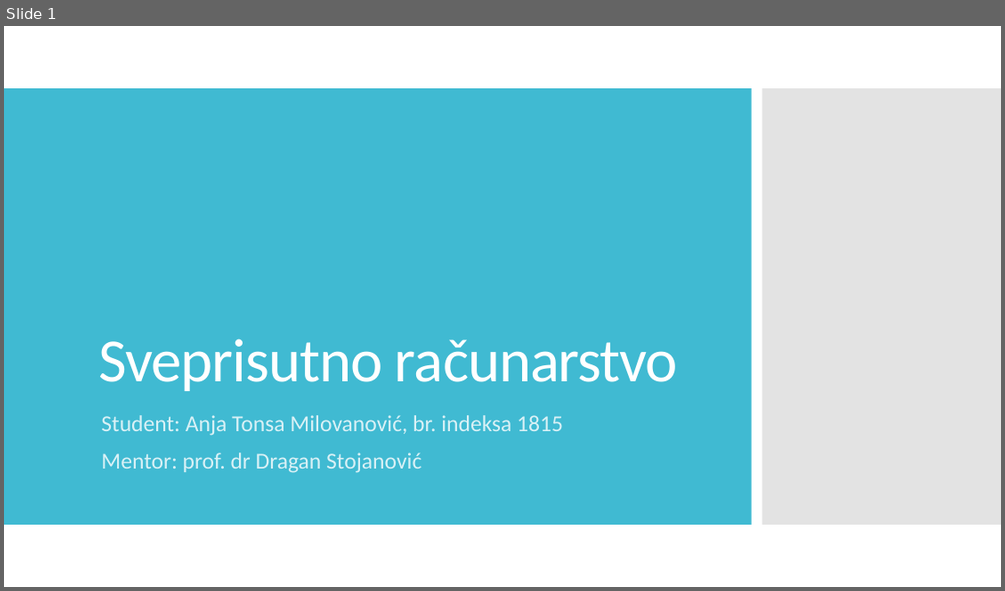
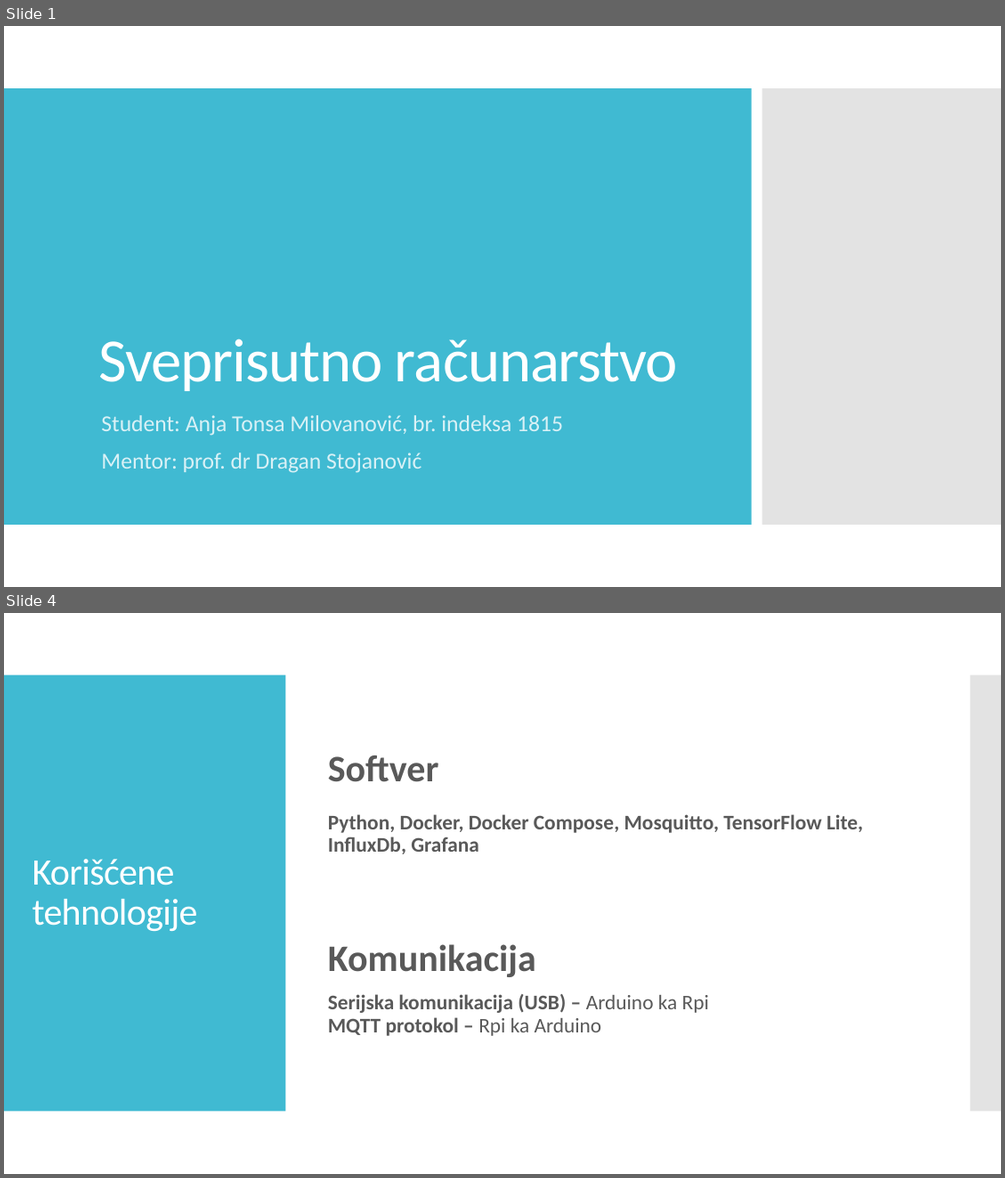
Before and after one commit to anjatonsa/ips-project2, a slide deck: Sveprisutno računarstvo - Projekat 2.pptx. Shown one above the other, each under a label of ours: slide 1 before the commit, slides 1 and 4 after it; the slides between them are not shown. The pictures are 1005x591 and 1005x1178 pixels, drawn with LibreOffice and Linux fonts; fonts in the diff are those of the drawing. Boxes give left, top, right and bottom in pixels: in the first picture for what was removed or moved away, otherwise in the second. Text is boxed around its words. In the diff, an @@ line names an element or a change of style, - is before the commit and + after.

```diff
--- a/Sveprisutno računarstvo - Projekat 2.pptx
+++ b/Sveprisutno računarstvo - Projekat 2.pptx
@@ slide 4 added at [4,613,1001,1174], background #FFFFFF @@
@@ rectangle added at [4,675,286,1111], fill #40BAD2 @@
@@ rectangle added at [971,675,1001,1111], fill #C8C8C8 at 50% opacity @@
@@ text added at [328,755,863,1036], 20 pt, text #595959, bold @@
+Softver
+Python, Docker, Docker Compose, Mosquitto, TensorFlow Lite, InfluxDb, Grafana
+Komunikacija
+Serijska komunikacija (USB) – Arduino ka Rpi
+MQTT protokol – Rpi ka Arduino
@@ title added at [32,859,198,931], 36 pt, text #FFFFFF @@
+Korišćene tehnologije
```
Also in this commit, not shown: 5 slides changed, 2 other slides added, 3 slides removed, 3 other files.
